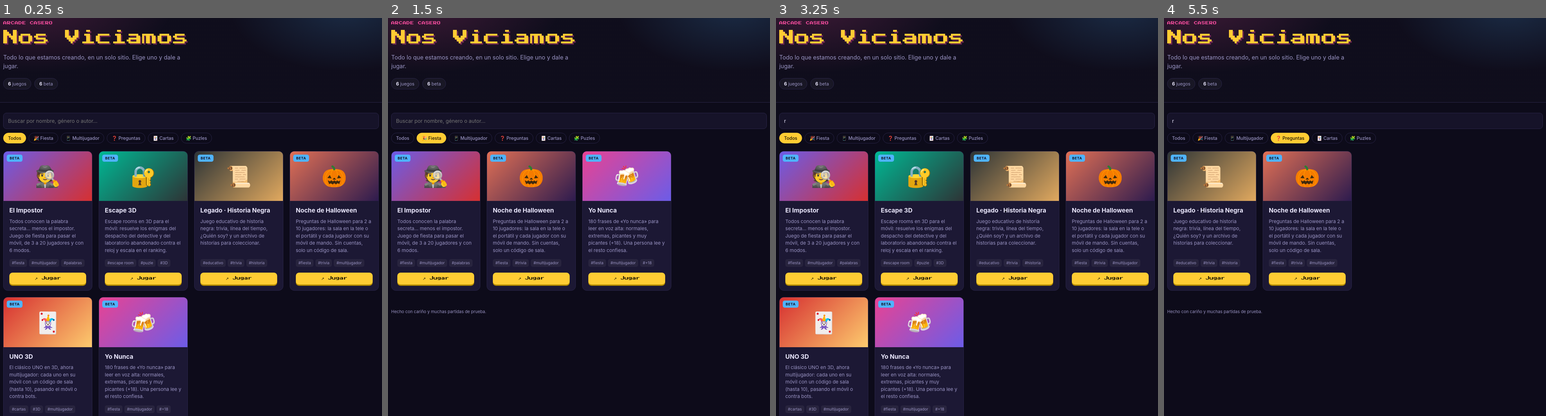
Above: before the commit, frames 1-4 (left to right).
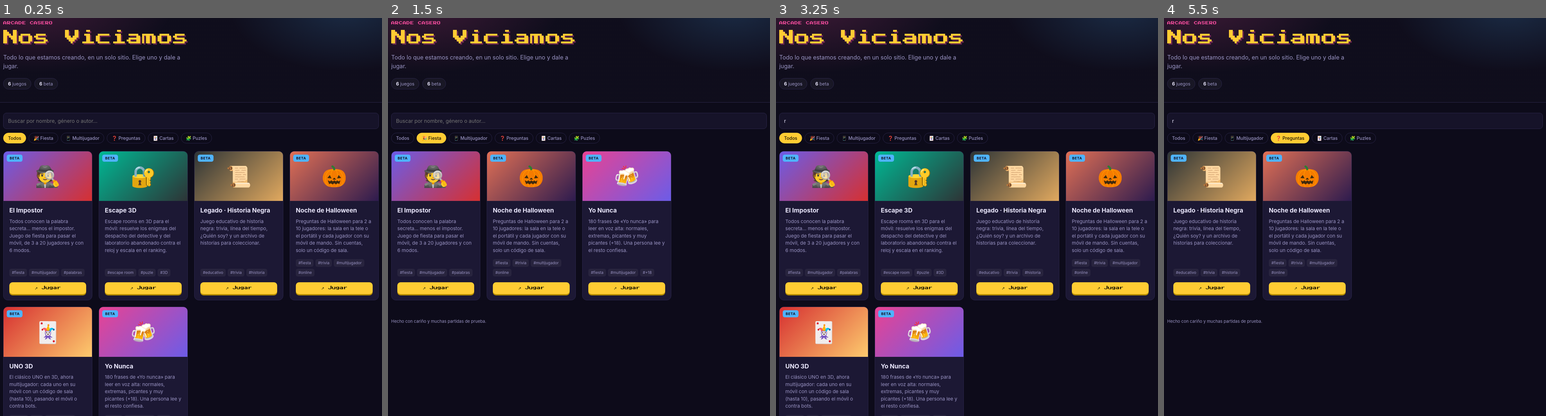
Above: after the commit, the same moments.

Repository: bonilla-dev/games
Game: browser game, page index.html
Two runs of this game, one before a commit and one after it. Both use one fixed random seed, a clock stepped at 60 frames per second and the inputs below.
Inputs (mouse positions are in pixels of both pictures, inside the frame that each line leads up to):
- Up to frame 1 (0.25 s): no input
- Up to frame 2 (1.5 s): click "🎉 Fiesta" at 1.27 s
- Up to frame 3 (3.25 s): click (967, 121) at 1.87 s; type "r" at 1.87 s; tap Enter at 1.9 s; click "🧩 Puzles" at 2.47 s; click "Todos" at 3.07 s
- Up to frame 4 (5.5 s): click (1355, 121) at 3.67 s; type "e" at 3.67 s; tap Enter at 3.7, 4.9 s; click "🃏 Cartas" at 4.27 s; click (1355, 121) at 4.87 s; type "r" at 4.87 s; click "❓ Preguntas" at 5.47 s

The runs differ from the first frame. In frame 1, 9.6% of the frame differs, in the area x 0-100%, y 61-99%; in frame 2, 4.4%; in frame 3, 9.6%; in frame 4, 3.0%.

Commit message:
Noche de Halloween: añade el género online
Co-Authored-By: Claude Opus 5.5 <noreply@anthropic.com>

Diff:
--- a/games.js
+++ b/games.js
@@ -53,7 +53,7 @@
     "titulo": "Noche de Halloween",
     "descripcion": "Preguntas de Halloween para 2 a 10 jugadores: la sala en la tele o el portátil y cada jugador con su móvil de mando. Sin cuentas, solo un código de sala.",
     "estado": "beta",
-    "generos": ["fiesta", "trivia", "multijugador"],
+    "generos": ["fiesta", "trivia", "multijugador", "online"],
     "autores": [],
     "emoji": "🎃",
     "colores": ["#e17055", "#2d1b4e"],
